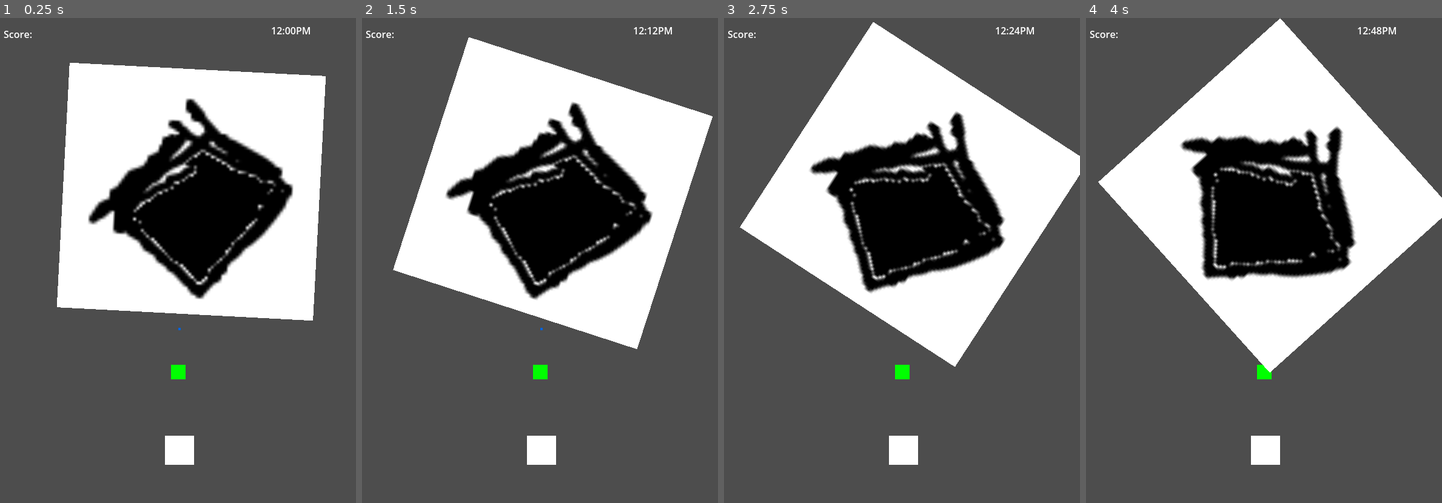
Above: before the commit, frames 1-4 (left to right).
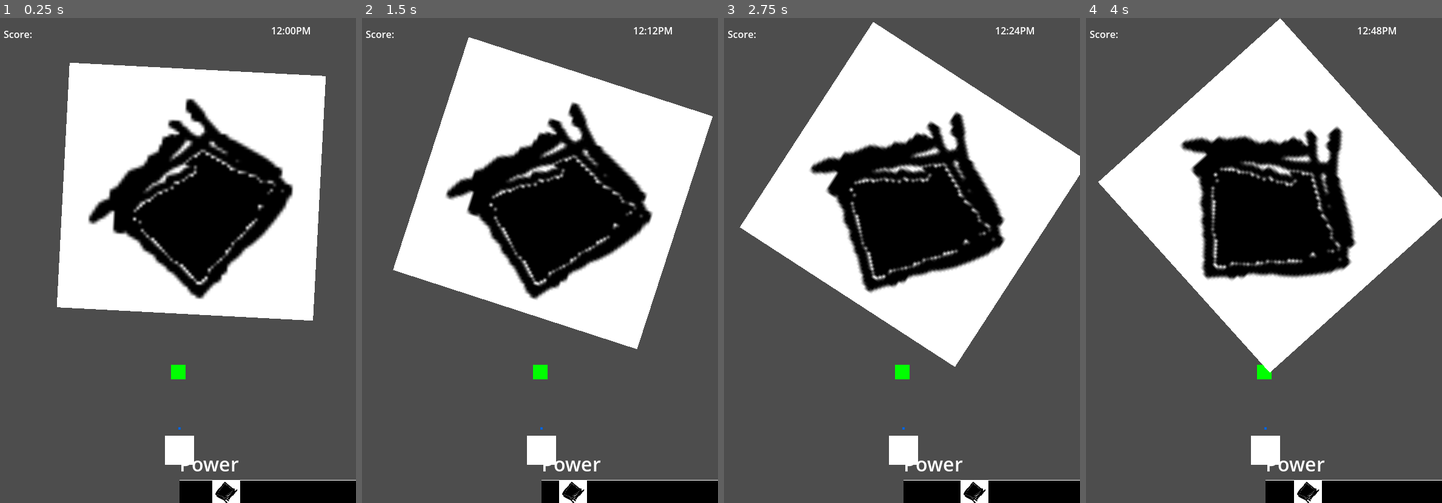
Above: after the commit, the same moments.

Repository: AndrewJDGalga/ggj2024
Game: Godot game, scene res://levels/testaj.tscn
Two runs of this game, one before a commit and one after it. Both use one fixed random seed, a clock stepped at 60 frames per second and the inputs below. The project has no main scene, so this scene is started directly.
Inputs:
- Up to frame 1 (0.25 s): no input
- Up to frame 2 (1.5 s): tap Enter (ui_accept) at 0.5, 0.77, 0.8, 1.07, 1.35 s; hold Up (action1) 0.53-1.28 s
- Up to frame 3 (2.75 s): tap Enter (ui_accept) at 1.52, 1.82, 2.3 s; tap Up (action1) at 1.55 s; hold Up (action1) from 2.03 s (still down)
- Up to frame 4 (4 s): release Up (action1) at 2.78 s; tap Down (action2) at 2.85 s; tap Enter (ui_accept) at 3.02, 3.32, 3.77, 3.8 s; tap Up (action1) at 3.05 s; hold Up (action1) from 3.53 s (still down)

The runs differ from the first frame. In frame 1, 2.5% of the frame differs, in the area x 50-100%, y 63-100%; in frame 2, 2.5%; in frame 3, 2.5%; in frame 4, 2.5%.

Commit message:
golf meter working, caught mistake

Diff:
--- a/UI/GolfMeter.gd
+++ b/UI/GolfMeter.gd
@@ -18,6 +18,7 @@
 		set_meter_point_percent(cur_meter_percent)
 
 func get_percent()->float:
+	print(cur_meter_percent)
 	return cur_meter_percent
 
 func stop():
@@ -25,6 +26,7 @@
 	reset()
 
 func start():
+	print("start")
 	is_running = true
 	reset()
 
--- a/UI/GolfMeter/golf_meter_host.gd
+++ b/UI/GolfMeter/golf_meter_host.gd
@@ -3,10 +3,11 @@
 @onready var meter = $GolfMeter
 
 func start():
+	print("starting")
 	meter.start()
 
 func stop():
 	meter.stop()
 
-func get_percent():
-	meter.get_percent()
+func get_percent()->float:
+	return meter.get_percent()
--- a/entities/curtis.gd
+++ b/entities/curtis.gd
@@ -80,15 +80,16 @@
 				print("catch fail")
 				game_manager.cur_state = game_manager.PLAY_STATE.LINE_UP
 			game_manager.PLAY_STATE.TEST:
-				lure.position.y = -200
-				#golf_meter_h.visible = true
-				#golf_meter_h.start()
-				#
-				#golf_meter_v.visible = false
-				#
-				#if Input.is_action_just_pressed("action1"):
-					#print(golf_meter_h.get_percent())
-					#golf_meter_h.stop()
+				#lure.position.y = -200
+				golf_meter_h.visible = true
+				golf_meter_v.visible = false
+
+				if Input.is_action_just_pressed("ui_accept"):
+					golf_meter_h.start()
+
+				if Input.is_action_just_pressed("action1"):
+					print(golf_meter_h.get_percent())
+					golf_meter_h.stop()
 
 
 				#if Input.is_action_just_pressed("ui_accept"):
--- a/project.godot
+++ b/project.godot
@@ -29,11 +29,15 @@
 action1={
 "deadzone": 0.5,
 "events": [Object(InputEventKey,"resource_local_to_scene":false,"resource_name":"","device":-1,"window_id":0,"alt_press …(182 unchanged characters)…
+, Object(InputEventMouseButton,"resource_local_to_scene":false,"resource_name":"","device":-1,"window_id":0,"alt_pressed":false,"shift_pressed":false,"ctrl_pressed":false,"meta_pressed":false,"button_mask":1,"position":Vector2(243, 19),"global_position":Vector2(247, 60),"factor":1.0,"button_index":1,"canceled":false,"pressed":true,"double_click":false,"script":null)
+, Object(InputEventKey,"resource_local_to_scene":false,"resource_name":"","device":-1,"window_id":0,"alt_pressed":false,"shift_pressed":false,"ctrl_pressed":false,"meta_pressed":false,"pressed":false,"keycode":0,"physical_keycode":88,"key_label":0,"unicode":120,"echo":false,"script":null)
 ]
 }
 action2={
 "deadzone": 0.5,
 "events": [Object(InputEventKey,"resource_local_to_scene":false,"resource_name":"","device":-1,"window_id":0,"alt_press …(182 unchanged characters)…
+, Object(InputEventMouseButton,"resource_local_to_scene":false,"resource_name":"","device":-1,"window_id":0,"alt_pressed":false,"shift_pressed":false,"ctrl_pressed":false,"meta_pressed":false,"button_mask":2,"position":Vector2(201, 19),"global_position":Vector2(205, 60),"factor":1.0,"button_index":2,"canceled":false,"pressed":true,"double_click":false,"script":null)
+, Object(InputEventKey,"resource_local_to_scene":false,"resource_name":"","device":-1,"window_id":0,"alt_pressed":false,"shift_pressed":false,"ctrl_pressed":false,"meta_pressed":false,"pressed":false,"keycode":0,"physical_keycode":67,"key_label":0,"unicode":99,"echo":false,"script":null)
 ]
 }
 
